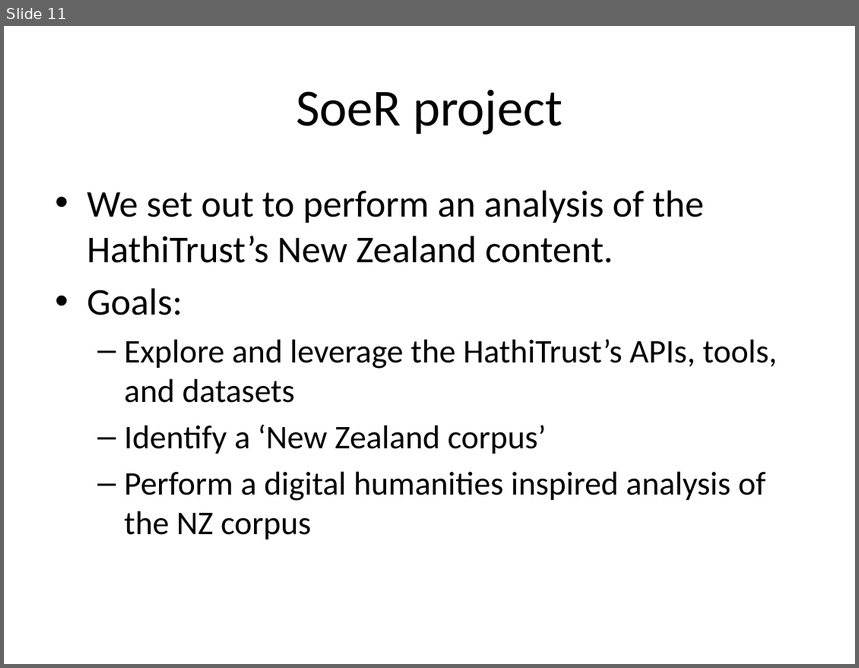
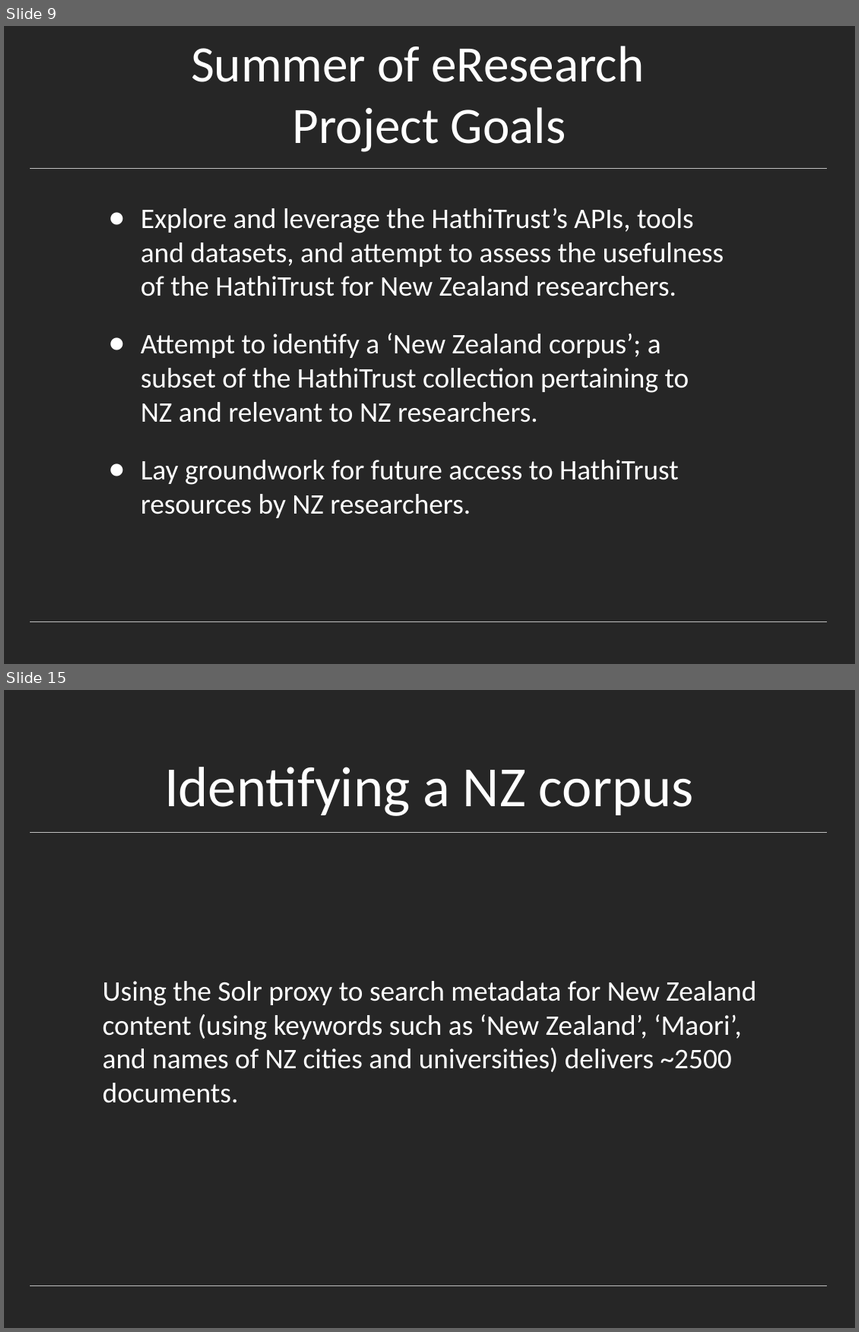
Before and after one commit to rlmv/hathitrust-soer, a slide deck: notes/HathiTrust.pptx. Shown one above the other, each under a label of ours: slide 11 before the commit, slides 9 and 15 after it; the slides between them are not shown. The pictures are 859x668 and 859x1332 pixels, drawn with LibreOffice and Linux fonts; fonts in the diff are those of the drawing. Boxes give left, top, right and bottom in pixels: in the first picture for what was removed or moved away, otherwise in the second. Text is boxed around its words. In the diff, an @@ line names an element or a change of style, - is before the commit and + after.

```diff
--- a/notes/HathiTrust.pptx
+++ b/notes/HathiTrust.pptx
@@ slide 15 added at <box>4,690,855,1328</box>, background #262626; not listed: 2 template elements that a slide beside it also shows @@
@@ title added at <box>164,767,694,816</box>, 48 pt, text #FFFFFF @@
+Identifying a NZ corpus
@@ text added at <box>103,981,756,1103</box>, 24 pt, text #FFFFFF @@
+Using the Solr proxy to search metadata for New Zealand content (using keywords such as ‘New Zealand’, ‘Maori’, and names of NZ cities and universities) delivers ~2500 documents.
@@ what was slide 11 is now slide 9 @@
@@ slide 9 changed as well @@
@@ background #FFFFFF to #262626 @@
@@ title "Summer of eResearch Project Goals" at <box>191,46,644,152</box>: vertical alignment middle to bottom @@
@@ title at <box>191,46,644,152</box>: text changed; size 44 to 43.2 pt; text colour #000000 to #FFFFFF @@
-SoeR project
+Summer of eResearch
+Project Goals
@@ freeform shape added at <box>31,168,827,168</box>, outline #BFBFBF 0.25 pt @@
@@ text at <box>141,208,724,518</box>: text changed; size 28 to 24 pt; text colour #000000 to #FFFFFF @@
-• We set out to perform an analysis of the HathiTrust’s New Zealand content.
-• Goals:
-  – Explore and leverage the HathiTrust’s APIs, tools, and datasets
-  – Identify a ‘New Zealand corpus’
-  – Perform a digital humanities inspired analysis of the NZ corpus
+● Explore and leverage the HathiTrust’s APIs, tools and datasets, and attempt to assess the usefulness of the HathiTrust for New Zealand researchers.
+● Attempt to identify a ‘New Zealand corpus’; a subset of the HathiTrust collection pertaining to NZ and relevant to NZ researchers.
+● Lay groundwork for future access to HathiTrust resources by NZ researchers.
@@ freeform shape added at <box>31,622,827,622</box>, outline #BFBFBF 0.25 pt @@
```
Also in this commit, not shown: 7 other slides changed, 16 other slides added, 20 slides removed.
